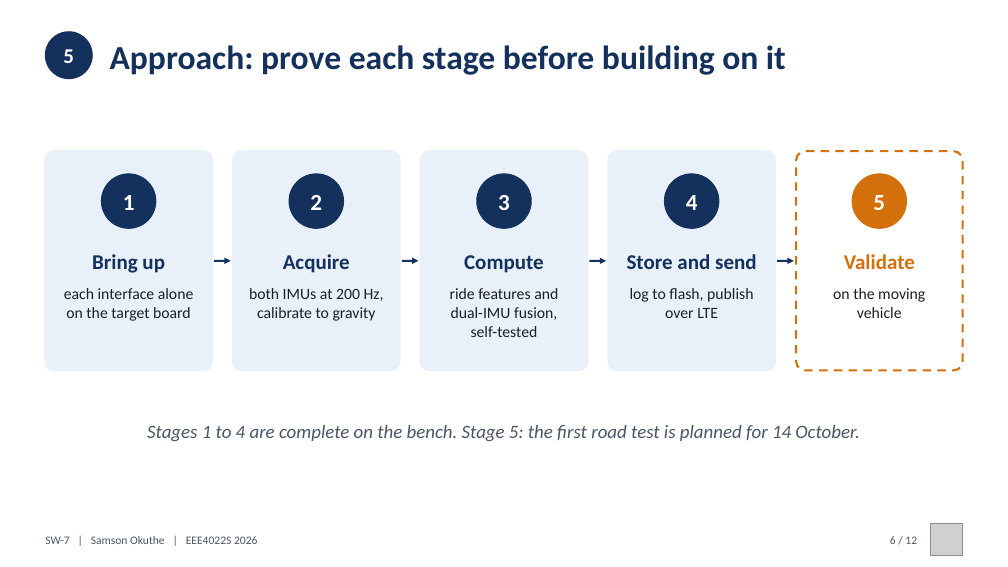
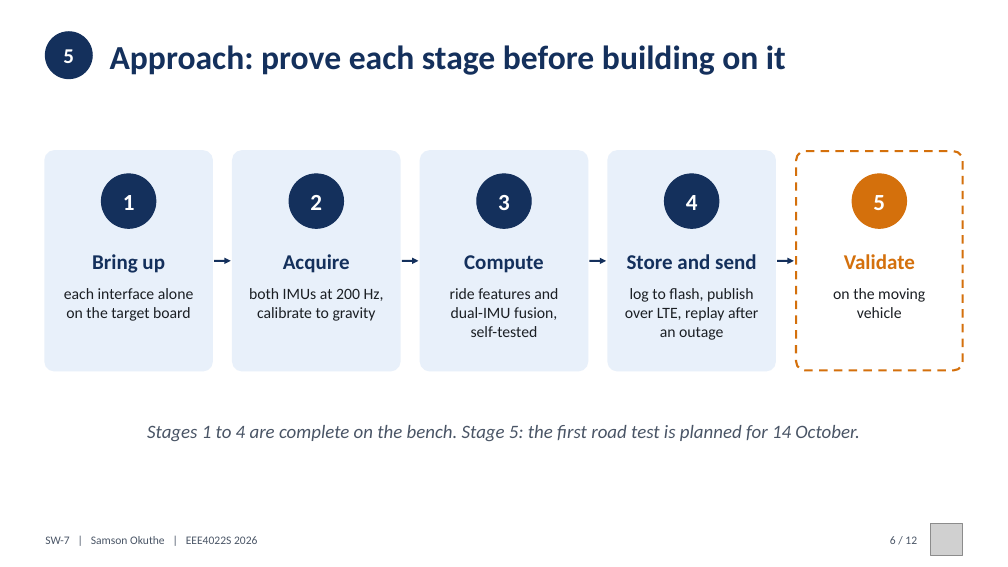
Before and after one commit to 0geder/Tukzie-HPEC-HUD, a slide deck: slide 6 of Presentation/SW7_Final_Presentation.pptx. Drawn at 1008x567 pixels with LibreOffice and Linux fonts; fonts in the diff are those of the drawing; grey boxes stand for pictures. Boxes give left, top, right and bottom in pixels: in the first picture for what was removed or moved away, otherwise in the second. Text is boxed around its words. In the diff, an @@ line names an element or a change of style, - is before the commit and + after.

```diff
--- a/Presentation/SW7_Final_Presentation.pptx
+++ b/Presentation/SW7_Final_Presentation.pptx
@@ text at [625,288,758,340]: text changed @@
-log to flash, publish over LTE
+log to flash, publish over LTE, replay after an outage
```
Also in this commit, not shown: 8 other slides changed, 1 slide added, 1 slide removed, 8 other files.
